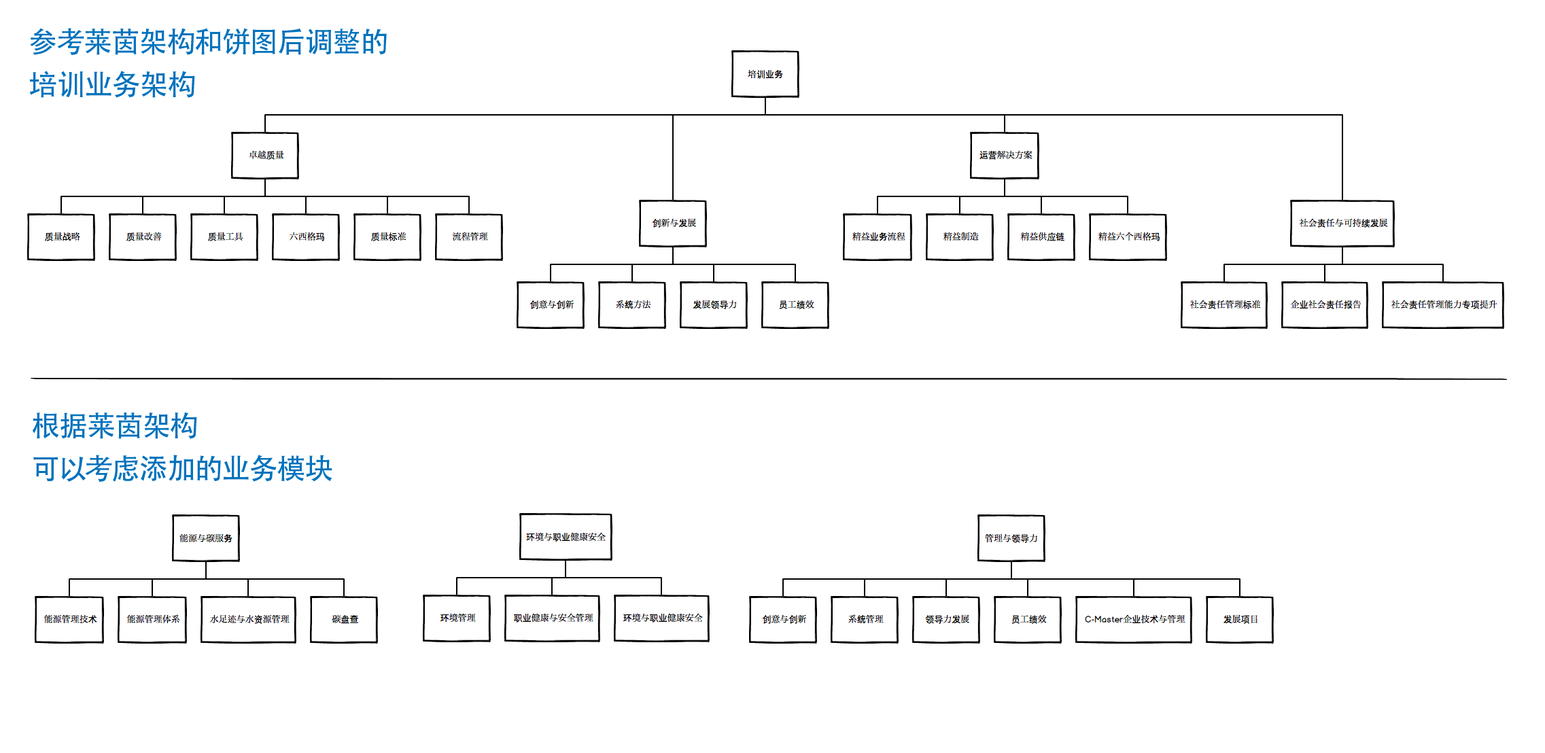
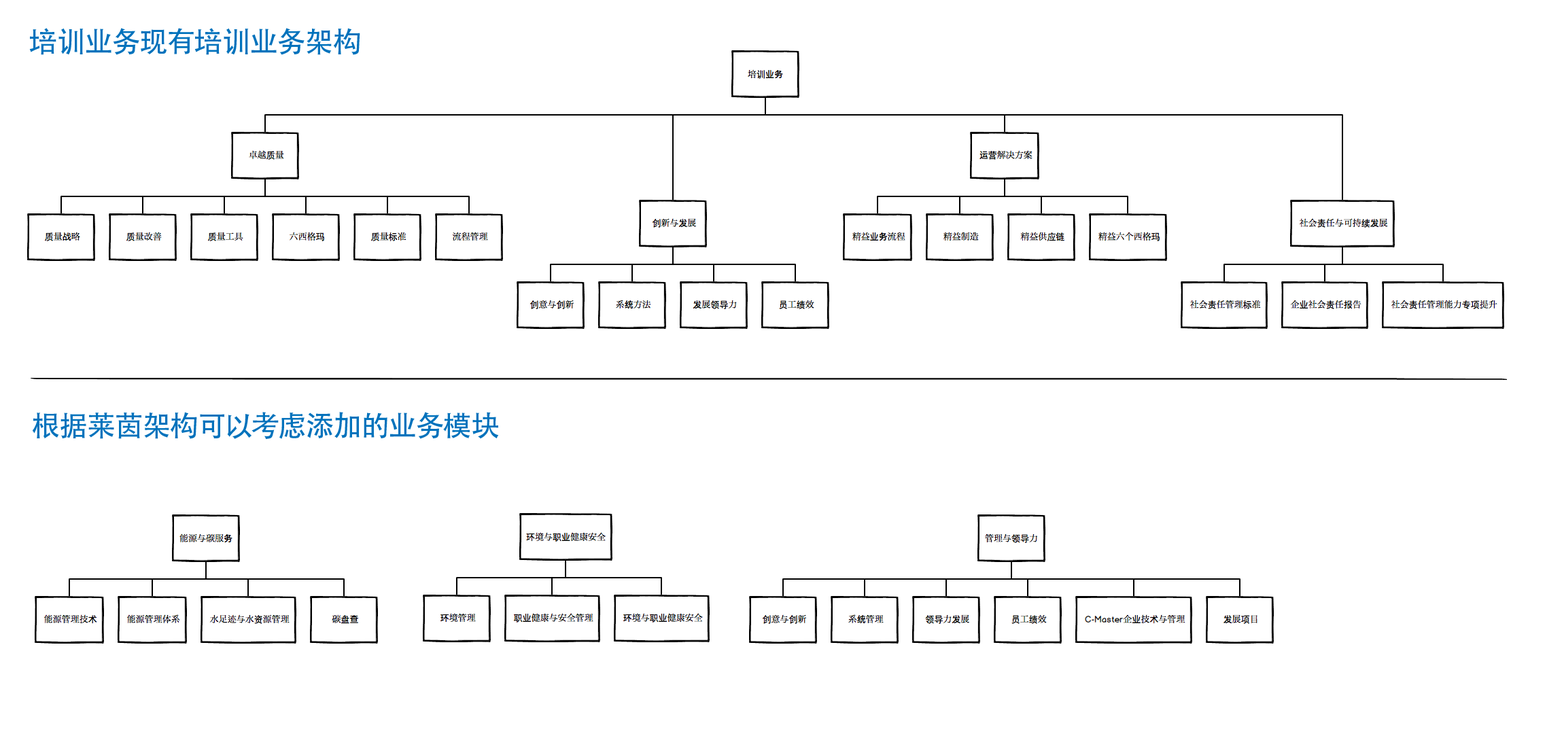
Layers edited between the first and the second 1545×753 image:
renamed "根据莱茵架构 可以考虑添加的业务模块" to "根据莱茵架构可以考虑添加的业务模块", painted on it over (33, 411, 499, 482)
renamed "参考莱茵架构和饼图后调整的 培训业务架构" to "培训业务现有培训业务架构", painted on it over (29, 27, 387, 98)
